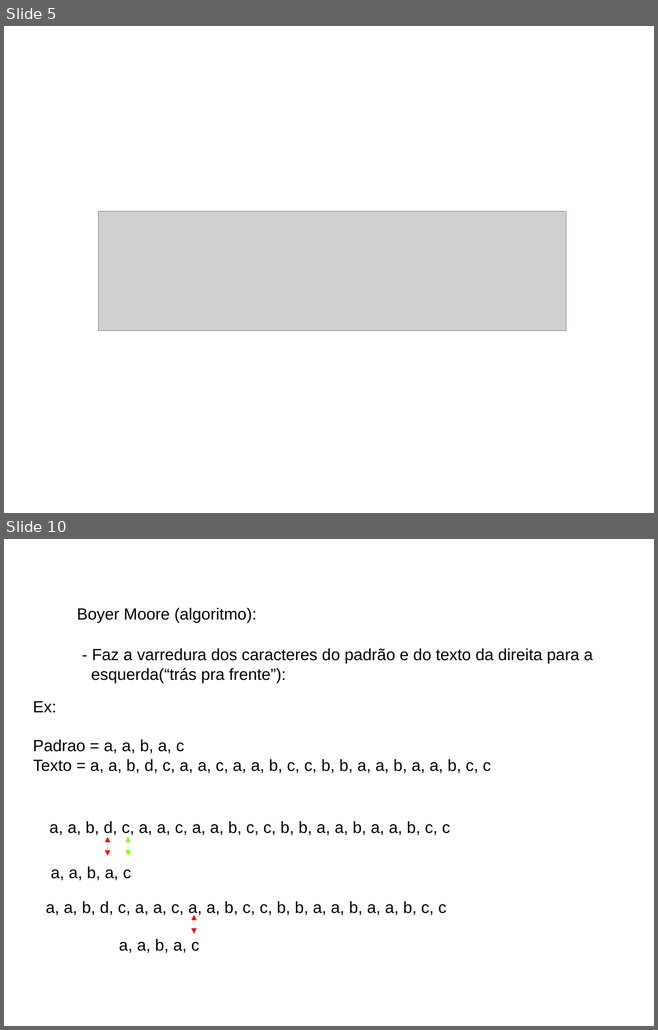
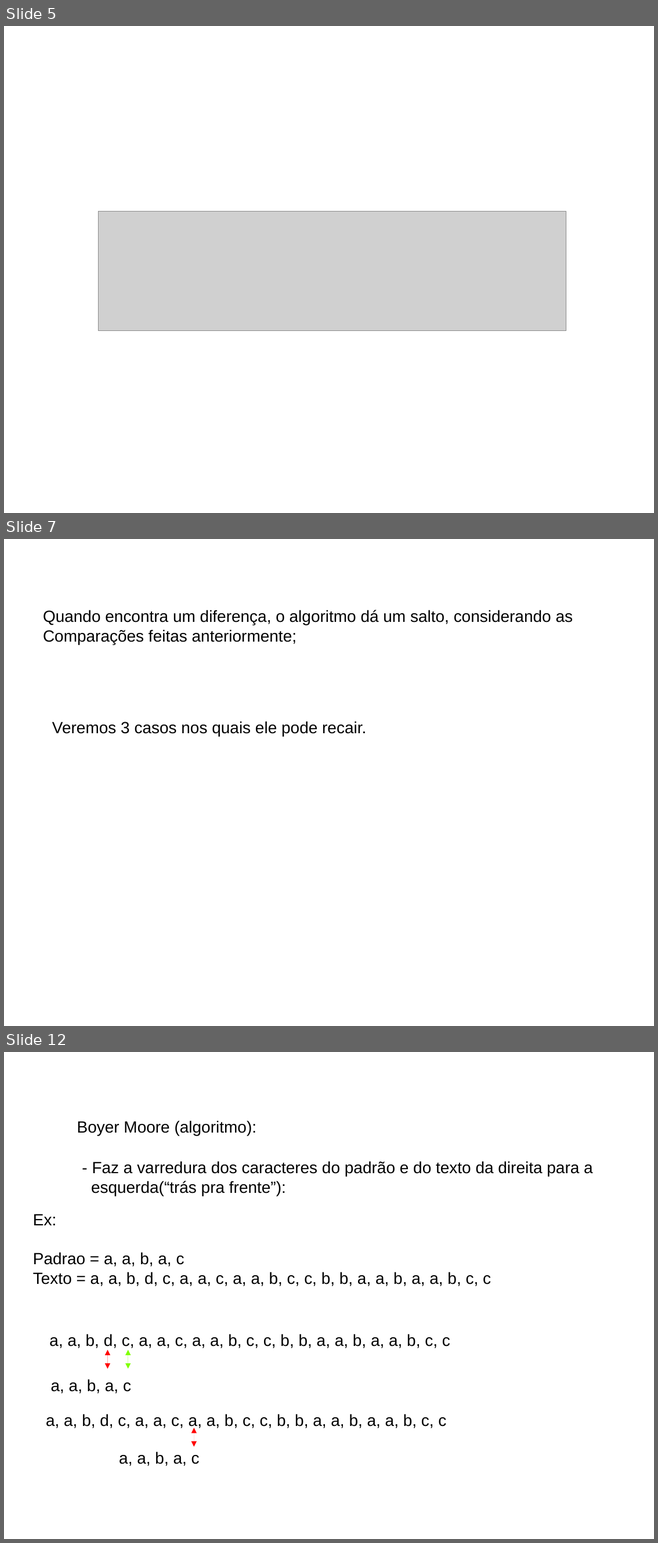
Before and after one commit to BartoAlheiros/Projeto-PAA, a slide deck: PAA 2a Oficina.pptx. Shown one above the other, each under a label of ours: slides 5 and 10 before the commit, slides 5, 7 and 12 after it; the slides between them are not shown. The pictures are 658x1030 and 658x1543 pixels, drawn with LibreOffice and Linux fonts; fonts in the diff are those of the drawing; grey boxes stand for pictures; background and template pictures are left out. Boxes give left, top, right and bottom in pixels: in the first picture for what was removed or moved away, otherwise in the second. Text is boxed around its words. In the diff, an @@ line names an element or a change of style, - is before the commit and + after.

```diff
--- a/PAA 2a Oficina.pptx
+++ b/PAA 2a Oficina.pptx
@@ slide 7 added at bbox=[4, 539, 654, 1026], background picture (left out) @@
@@ text added at bbox=[43, 610, 573, 645], 18 pt, text #000000 @@
+Quando encontra um diferença, o algoritmo dá um salto, considerando as
+Comparações feitas anteriormente;
@@ text added at bbox=[52, 721, 366, 737], 18 pt, text #000000 @@
+Veremos 3 casos nos quais ele pode recair.
@@ what was slide 10 is now slide 12 @@
```
Also in this commit, not shown: 12 slides changed, 2 other slides added, 1 slide removed, 4 other files.
